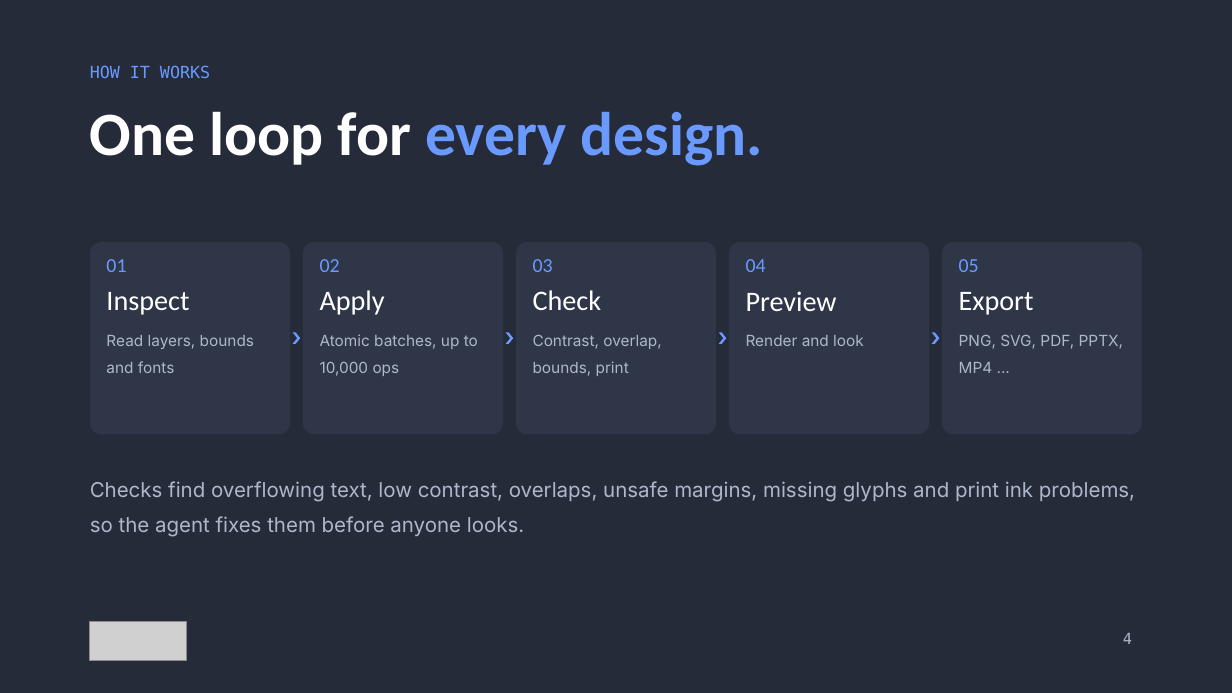
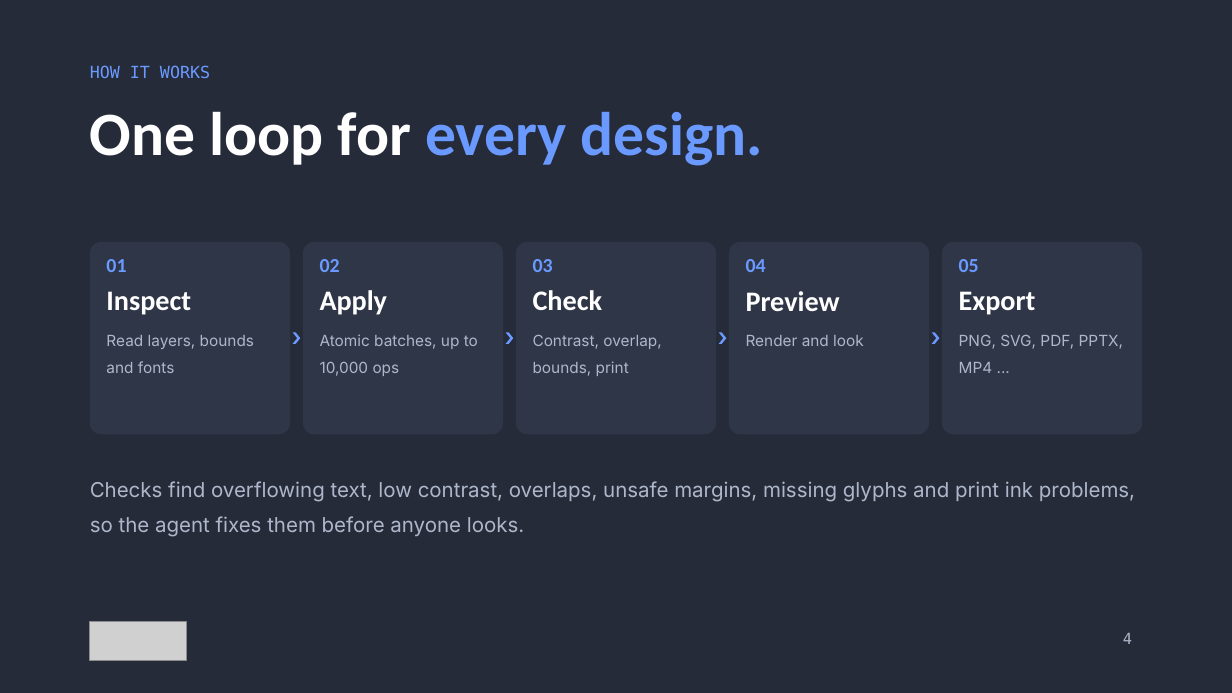
Before and after one commit to jxburros/Vixl, a slide deck: slide 4 of marketing/output/deck/vixl-pitch-deck.pptx. Drawn at 1232x693 pixels with LibreOffice and Linux fonts; fonts in the diff are those of the drawing; grey boxes stand for pictures; background and template pictures are left out. Boxes give left, top, right and bottom in pixels: in the first picture for what was removed or moved away, otherwise in the second. Text is boxed around its words. In the diff, an @@ line names an element or a change of style, - is before the commit and + after.

```diff
--- a/marketing/output/deck/vixl-pitch-deck.pptx
+++ b/marketing/output/deck/vixl-pitch-deck.pptx
@@ bold on in 7 elements at [106,291,191,315], [320,290,388,315], [533,290,603,310], [746,259,766,272], [746,291,840,311], [959,259,979,272], [959,291,1036,315] @@
```
Also in this commit, not shown: 5 other slides changed, 41 other files.
